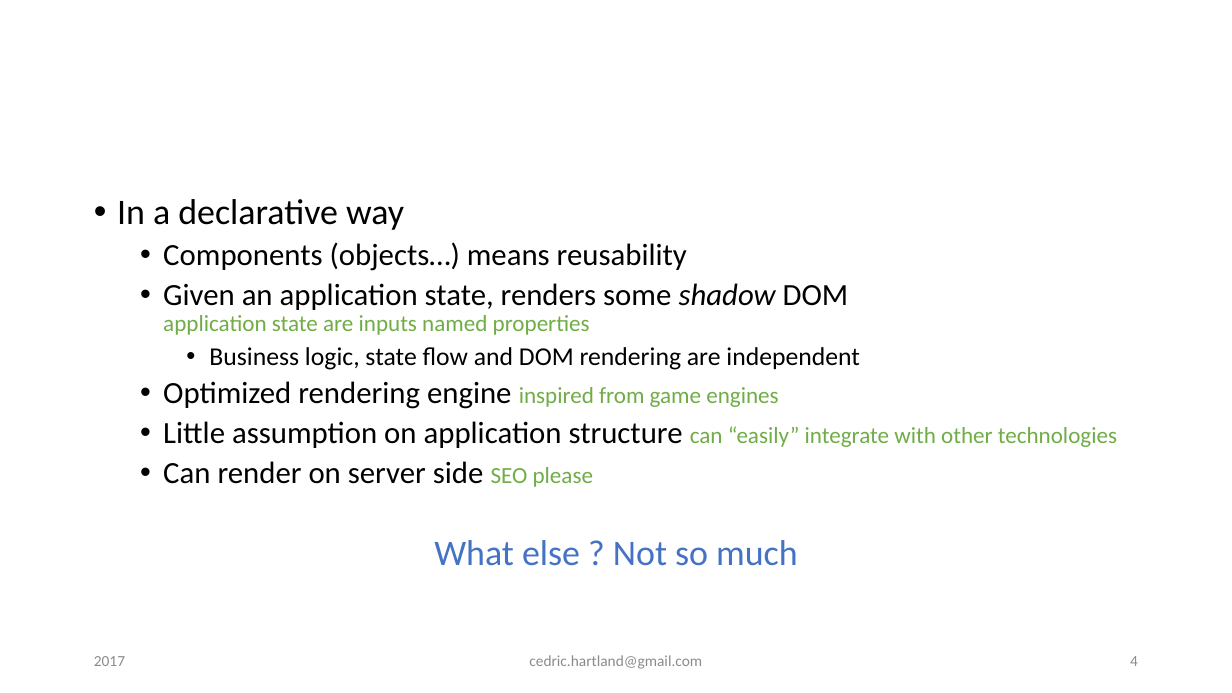
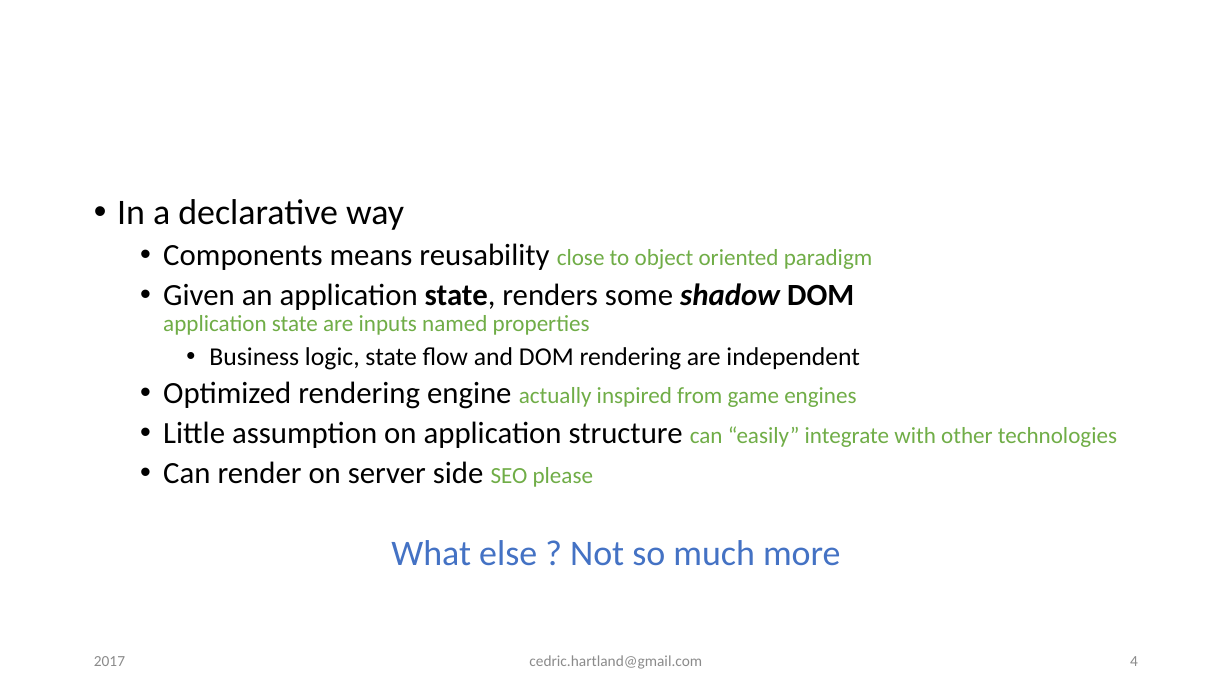
Before and after one commit to gigacool/react-redux-presentation, a slide deck: slide 4 of docs/React & Redux.pptx. Drawn at 1232x693 pixels with LibreOffice and Linux fonts; fonts in the diff are those of the drawing; background and template pictures are left out. Boxes give left, top, right and bottom in pixels: in the first picture for what was removed or moved away, otherwise in the second. Text is boxed around its words. In the diff, an @@ line names an element or a change of style, - is before the commit and + after.

```diff
--- a/docs/React & Redux.pptx
+++ b/docs/React & Redux.pptx
@@ text at [163, 243, 873, 270]: text changed; size 24 to 18 pt; text colour #000000 to #70AD47 @@
-  • Components (objects…) means reusability
+  • Components means reusability close to object oriented paradigm
@@ text at [163, 283, 854, 335]: bold on in "state, shadow DOM" @@
@@ text at [163, 381, 856, 409]: text changed; size 24 to 18 pt; text colour #000000 to #70AD47 @@
-  • Optimized rendering engine inspired from game engines
+  • Optimized rendering engine actually inspired from game engines
@@ text at [391, 540, 840, 566]: text changed @@
-What else ? Not so much
+What else ? Not so much more
```
Also in this commit, not shown: 5 other slides changed, 12 slides added, 5 other files.
